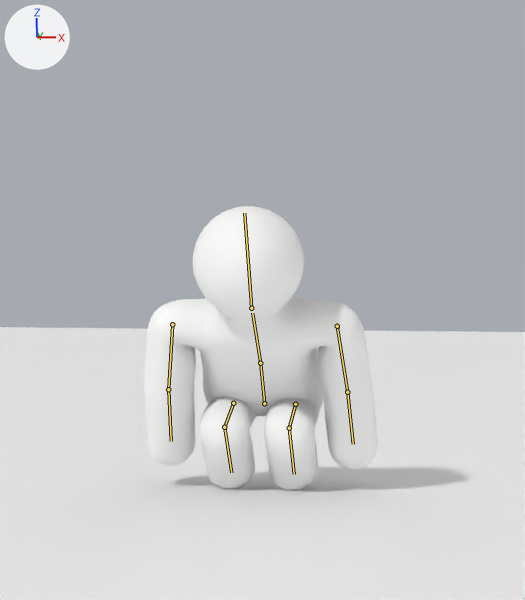
The Blender file blender/character.blend, before and after one commit.
One viewpoint serves both versions: the file's camera 'Camera'. The axes (+X, +Y, +Z) are drawn at upper left. The lights are the same throughout. The picture after the commit comes second. Both versions are drawn at frame 28 of the action 'GetUpFront'; the numbers are the values there. The bones that change, and the others that lie on the model, are drawn over the model as lines.

The first picture shows 'Character', 'Ground'.
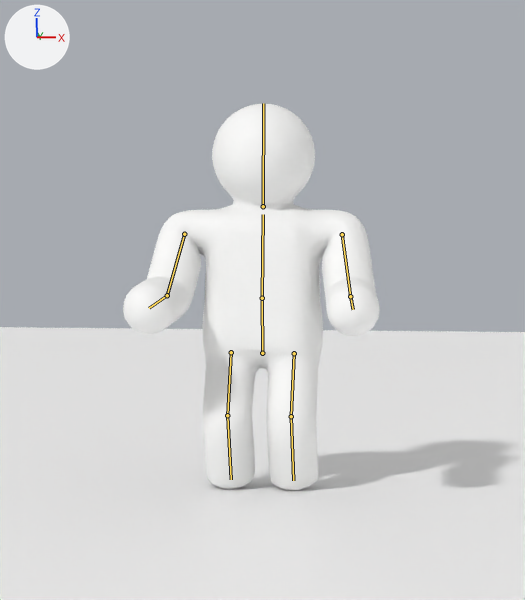
The edits, one by one:
Bone 'hips' (bone_hips) moves from (0.0, -0.288, -0.087) to (0.0, -0.02, -0.003).
Bone 'hips' (bone_hips) turns from (36, 0, 0) to (1, 0, 0) degrees about its own x, y and z.
Bone 'spine' (bone_spine) turns from (13, 0, 0) to (-5, 0, 0) degrees about its own x, y and z.
Bone 'head' (bone_head) turns from (-20, 0, 0) to (1, 0, 0) degrees about its own x, y and z.
Bone 'upper_arm.R' (bone_upper_arm_r) turns from (29, -12, 45) to (29, -12, 44) degrees about its own x, y and z.
Bone 'forearm.R' (bone_forearm_r) turns from (-6, 0, 6) to (47, 6, -13) degrees about its own x, y and z.
Bone 'upper_arm.L' (bone_upper_arm_l) turns from (29, 12, -45) to (29, 12, -44) degrees about its own x, y and z.
Bone 'forearm.L' (bone_forearm_l) turns from (-6, 0, -6) to (47, -6, 13) degrees about its own x, y and z.
Bone 'thigh.R' (bone_thigh_r) turns from (113, 0, 0) to (25, 0, 0) degrees about its own x, y and z.
Bone 'shin.R' (bone_shin_r) turns from (-119, 0, 0) to (-45, 0, 0) degrees about its own x, y and z.
Bone 'thigh.L' (bone_thigh_l) turns from (113, 0, 0) to (25, 0, 0) degrees about its own x, y and z.
Bone 'shin.L' (bone_shin_l) turns from (-119, 0, 0) to (-45, 0, 0) degrees about its own x, y and z.

Changed parts and their boxes (x1, y1, x2, y2) in the pictures (525 x 600 px):
'Character', posed (10% wider, 36% taller): before (144, 206, 378, 490); after (123, 104, 380, 490)
bone 'hips', root to tip: before (264, 403) to (260, 363); after (262, 353) to (262, 298)
bone 'spine', root to tip: before (260, 363) to (252, 313); after (262, 298) to (263, 214)
bone 'head', root to tip: before (251, 308) to (244, 213); after (263, 206) to (263, 103)
bone 'upper_arm.R', root to tip: before (172, 324) to (168, 389); after (184, 234) to (167, 295)
bone 'forearm.R', root to tip: before (168, 389) to (171, 441); after (167, 295) to (149, 308)
bone 'upper_arm.L', root to tip: before (337, 326) to (347, 392); after (342, 234) to (350, 296)
bone 'forearm.L', root to tip: before (347, 392) to (353, 444); after (350, 296) to (353, 309)
bone 'thigh.R', root to tip: before (233, 403) to (224, 427); after (231, 352) to (227, 415)
bone 'shin.R', root to tip: before (224, 427) to (231, 472); after (227, 415) to (231, 479)
bone 'thigh.L', root to tip: before (295, 404) to (289, 428); after (294, 353) to (291, 416)
bone 'shin.L', root to tip: before (289, 428) to (294, 474); after (291, 416) to (293, 480)
